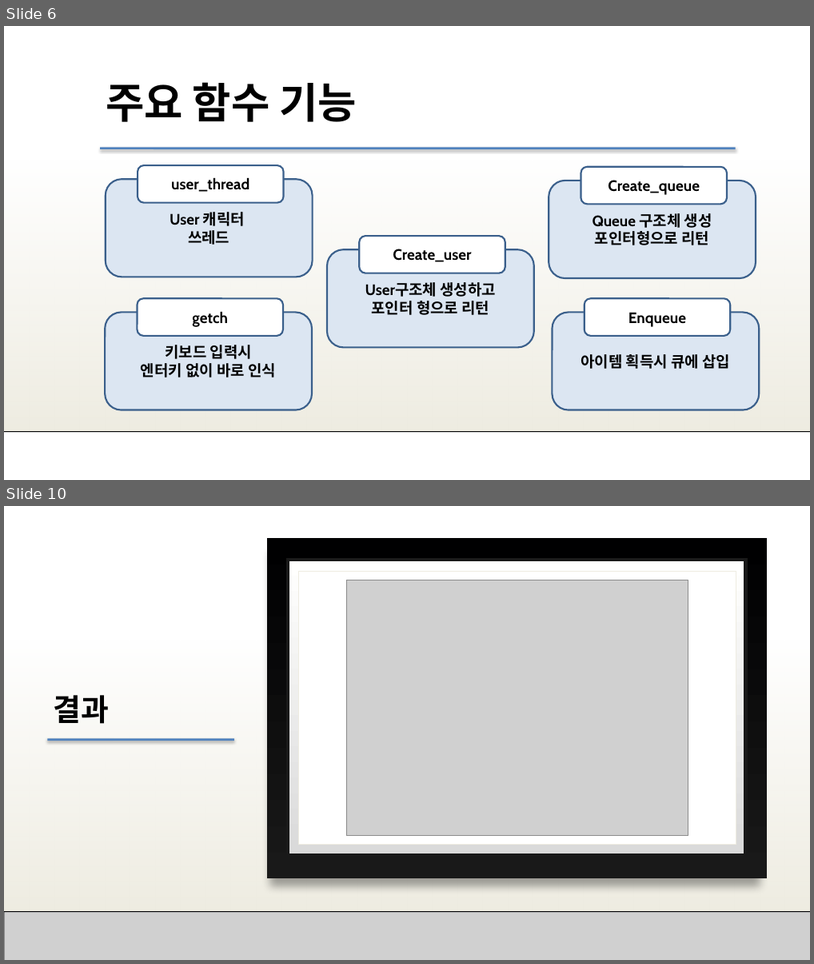
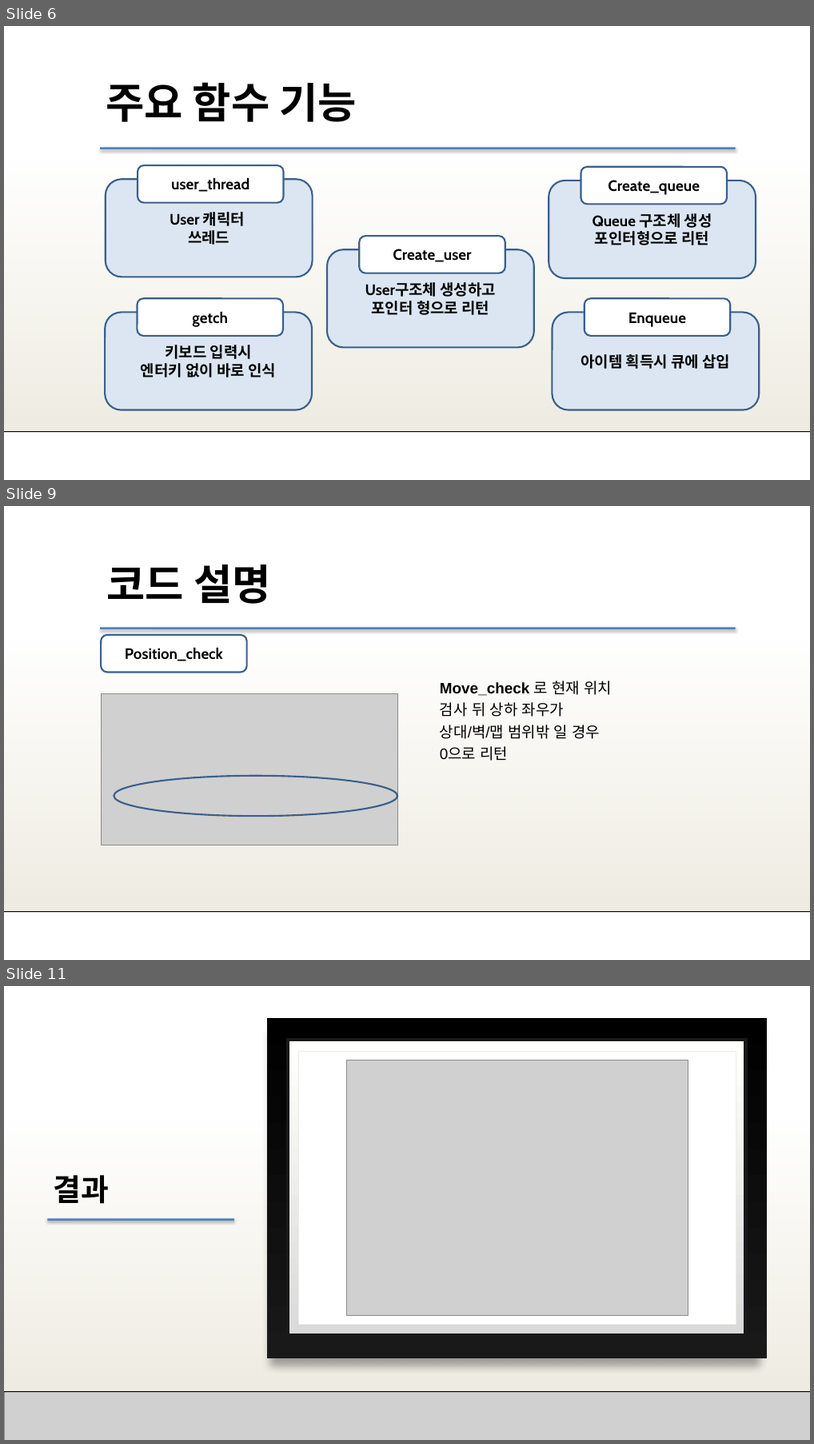
Before and after one commit to SHyoJun/finaltest, a slide deck: Queue+Thread.pptx. Shown one above the other, each under a label of ours: slides 6 and 10 before the commit, slides 6, 9 and 11 after it; the slides between them are not shown. The pictures are 814x964 and 814x1444 pixels, drawn with LibreOffice and Linux fonts; fonts in the diff are those of the drawing; grey boxes stand for pictures; background and template pictures are left out. Boxes give left, top, right and bottom in pixels: in the first picture for what was removed or moved away, otherwise in the second. Text is boxed around its words. In the diff, an @@ line names an element or a change of style, - is before the commit and + after.

```diff
--- a/Queue+Thread.pptx
+++ b/Queue+Thread.pptx
@@ slide 9 added at (x1=4, y1=506, x2=810, y2=960), background #FFFFFF; not listed: 3 template elements that a slide beside it also shows @@
@@ text added at (x1=107, y1=564, x2=271, y2=604), 50 pt, text #000000, bold @@
+코드 설명
@@ rounded rectangle added at (x1=101, y1=635, x2=246, y2=672), fill #FFFFFF, outline #3A5F8C 2 pt, 18 pt, text #000000, bold @@
+Position_check
@@ picture added at (x1=101, y1=694, x2=398, y2=845) @@
@@ text added at (x1=440, y1=680, x2=612, y2=760), 18 pt, text #000000 @@
+Move_check 로 현재 위치
+검사 뒤 상하 좌우가
+상대/벽/맵 범위밖 일 경우
+0으로 리턴
@@ ellipse added at (x1=114, y1=776, x2=398, y2=816), outline #3A5F8C 2 pt @@
@@ what was slide 10 is now slide 11 @@
```
Also in this commit, not shown: 3 slides changed, 2 other slides added, 2 slides removed.
